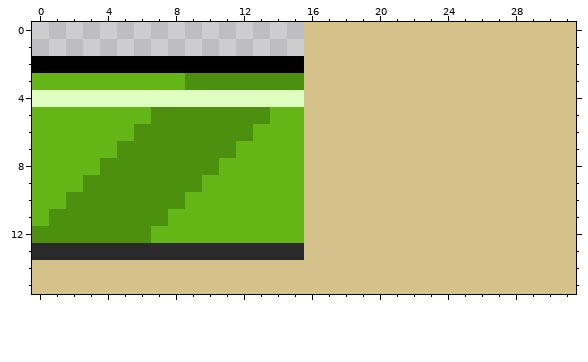
Edited in one commit: pixel-art file (Assets/Sprites/asepriteFiles/Ground.aseprite). This is how it looked before the edit.
32x16 pixels, 1 frame.
The result:
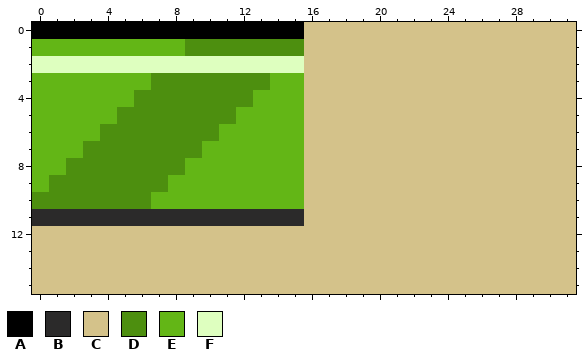
Palette (. is transparent): A #000000  B #2b2a2a  C #d4c28a  D #4d8f0f  E #63b616  F #deffbf
The edit:
Changed rows in their new state; - is an unchanged pixel.
first column x 0:
 0 AAAAAAAAAAAAAAAA
 1 EEEEEEEEEDDDDDDD
 2 FFFFFFFFFFFFFFFF
 3 -------DD-----EE
 4 EEEEEEDDDDDDDEEE
 5 -----DD-----EE--
 6 ----DD-----EE---
 7 ---DD-----EE----
 8 --DD-----EE-----
 9 -DD-----EE------
10 DD-----EE-------
11 BBBBBBBBBBBBBBBB
12 CCCCCCCCCCCCCCCC
13 CCCCCCCCCCCCCCCC
Pixel boxes of the changes (left, top, right, bottom) in both pictures:
changed: (32, 22, 304, 260)
